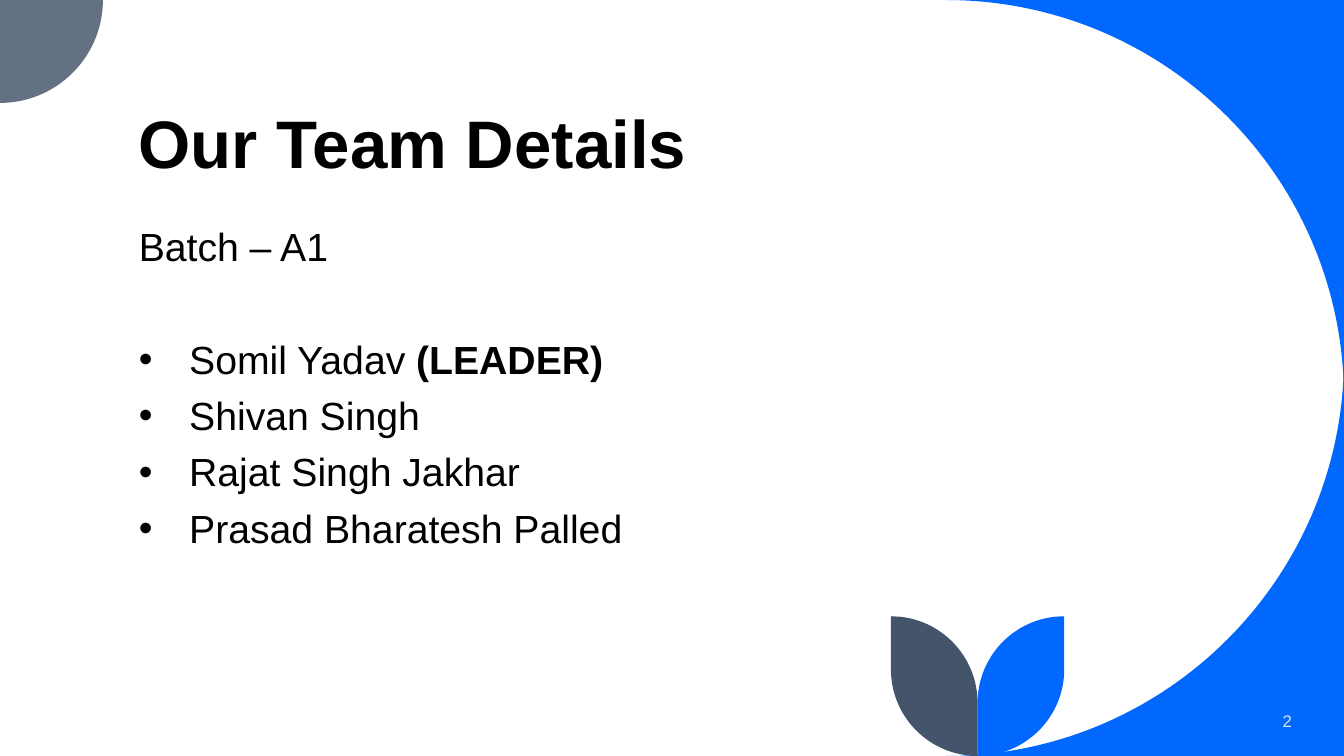
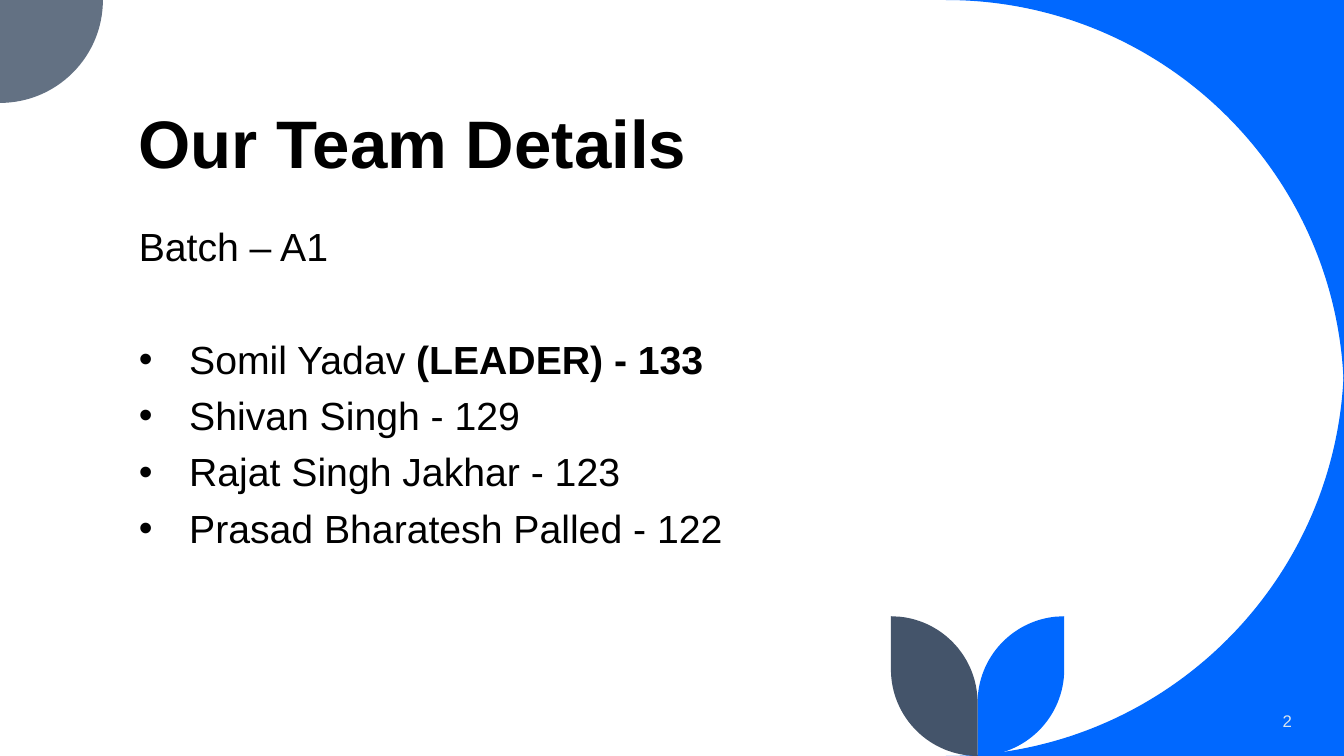
Before and after one commit to Vatsmanglam/Stock-Market-Prediction, a slide deck: slide 2 of project.pptx. Drawn at 1344x756 pixels with LibreOffice and Linux fonts; fonts in the diff are those of the drawing. Boxes give left, top, right and bottom in pixels: in the first picture for what was removed or moved away, otherwise in the second. Text is boxed around its words. In the diff, an @@ line names an element or a change of style, - is before the commit and + after.

```diff
--- a/project.pptx
+++ b/project.pptx
@@ text at [189, 345, 722, 544]: text changed @@
-• Somil Yadav (LEADER)
-• Shivan Singh
-• Rajat Singh Jakhar
-• Prasad Bharatesh Palled
+• Somil Yadav (LEADER) - 133
+• Shivan Singh - 129
+• Rajat Singh Jakhar - 123
+• Prasad Bharatesh Palled - 122
```
Also in this commit, not shown: 3 other slides changed, 2 slides added, 3 other files.
